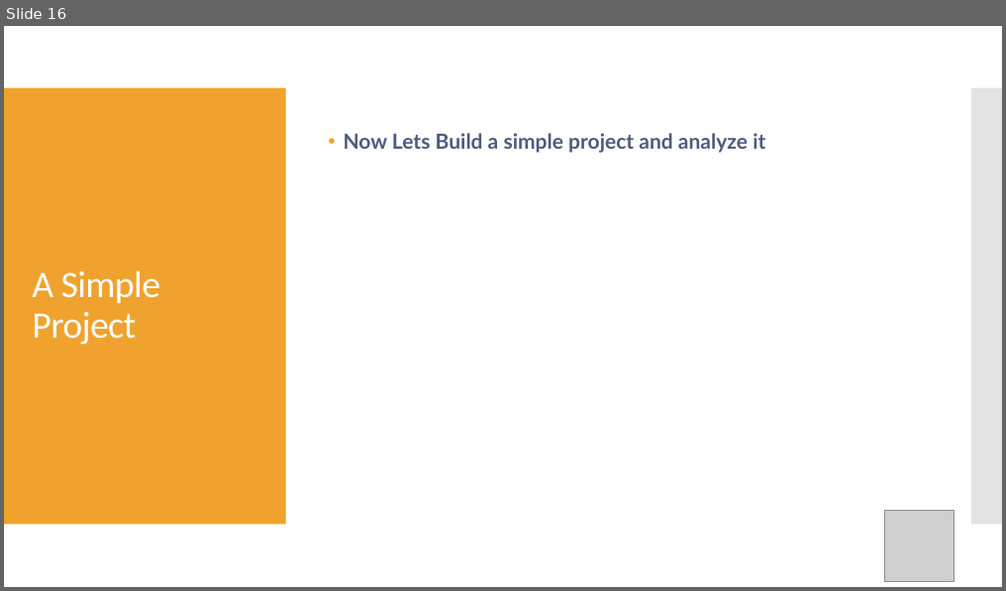
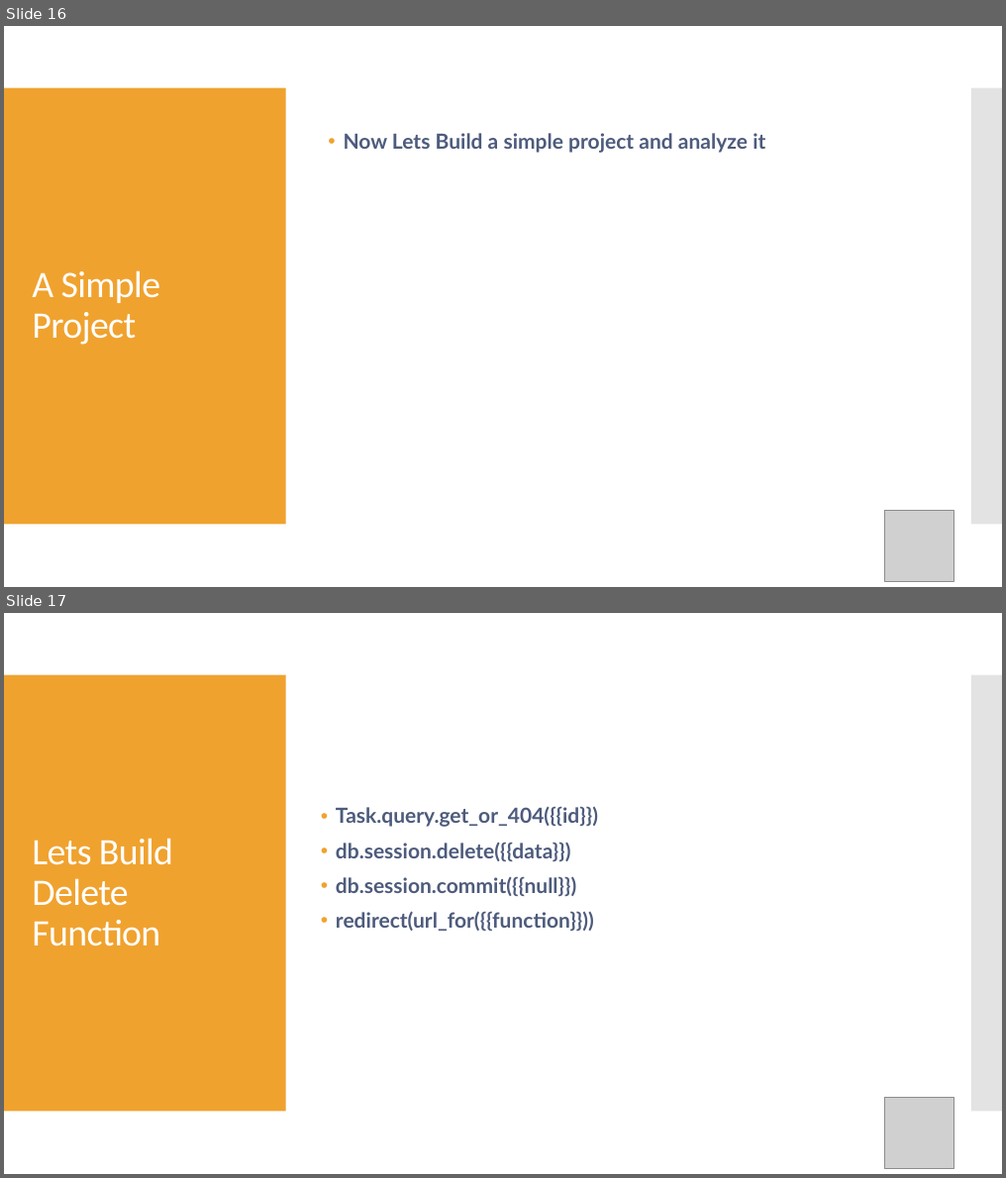
Before and after one commit to AlibakhshiAlireza/TaskManagement, a slide deck: Back-End Programming.pptx. Shown one above the other, each under a label of ours: slide 16 before the commit, slides 16 and 17 after it. The pictures are 1006x591 and 1006x1178 pixels, drawn with LibreOffice and Linux fonts; fonts in the diff are those of the drawing; grey boxes stand for pictures. Boxes give left, top, right and bottom in pixels: in the first picture for what was removed or moved away, otherwise in the second. Text is boxed around its words. In the diff, an @@ line names an element or a change of style, - is before the commit and + after.

Commit message:
Changes to be committed: 	modified:   Back-End Programming.pptx

```diff
--- a/Back-End Programming.pptx
+++ b/Back-End Programming.pptx
@@ slide 17 added at [4, 613, 1002, 1174], background #FFFFFF; not listed: 2 template elements that a slide beside it also shows @@
@@ text added at [336, 806, 598, 931], 20 pt, text #4D5B7C, bold @@
+• Task.query.get_or_404({{id}})
+• db.session.delete({{data}})
+• db.session.commit({{null}})
+• redirect(url_for({{function}}))
@@ title added at [32, 838, 173, 947], 36 pt, text #FFFFFF @@
+Lets Build Delete Function
@@ picture added at [885, 1098, 954, 1169] @@
```
